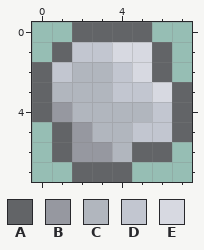
File history of a pixel-art sprite, Items/Placeables/BlocksAndWalls/Regolith.png. This is how it looked before the edit.
The file is 16x16 pixels, drawn in blocks of 2x2; one block is one cell here.
Palette (. is transparent): A #626467  B #9698a0  C #b1b6be  D #c2c6d0  E #d7d9e1
Pixels before, first column x 0:
0 ..AAAA..
1 .ADDEEA.
2 ADCCDEA.
3 ACCCDDEA
4 ABCCCCDA
5 .ABCCDDA
6 .ABBCAA.
7 ..AAA...
After:
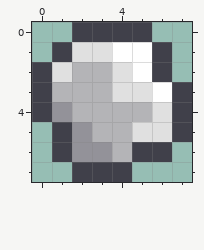
Commit message: Updated regolith + protolith item sprites
Change:
{"colour":"A","old":"#626467","new":"#40404a"}
{"colour":"B","old":"#9698a0","new":"#939299"}
{"colour":"C","old":"#b1b6be","new":"#b4b4b7"}
{"colour":"D","old":"#c2c6d0","new":"#e0e0e0"}
{"colour":"E","old":"#d7d9e1","new":"#ffffff"}
{"label":"changed","picture_box":[32,22,192,182]}
